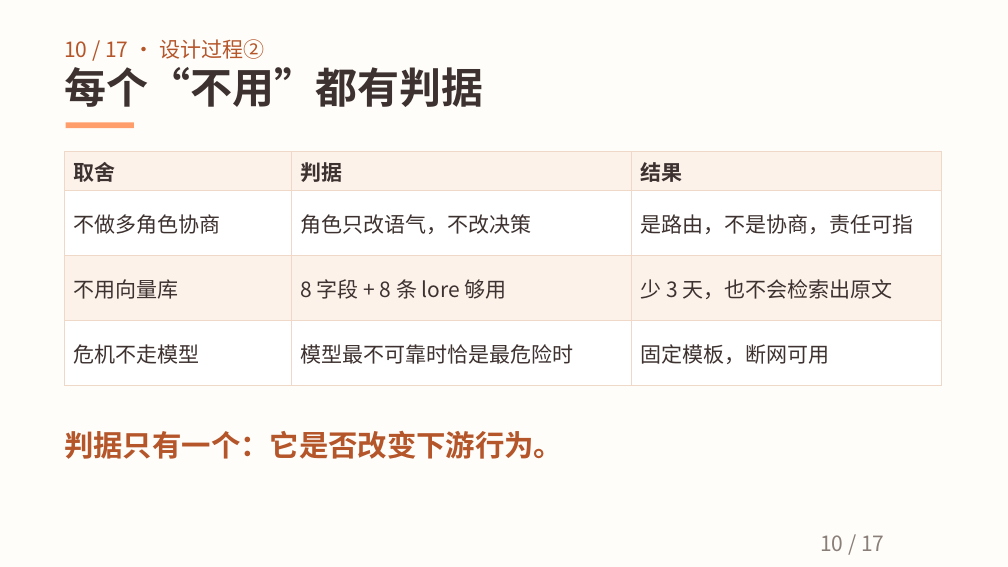
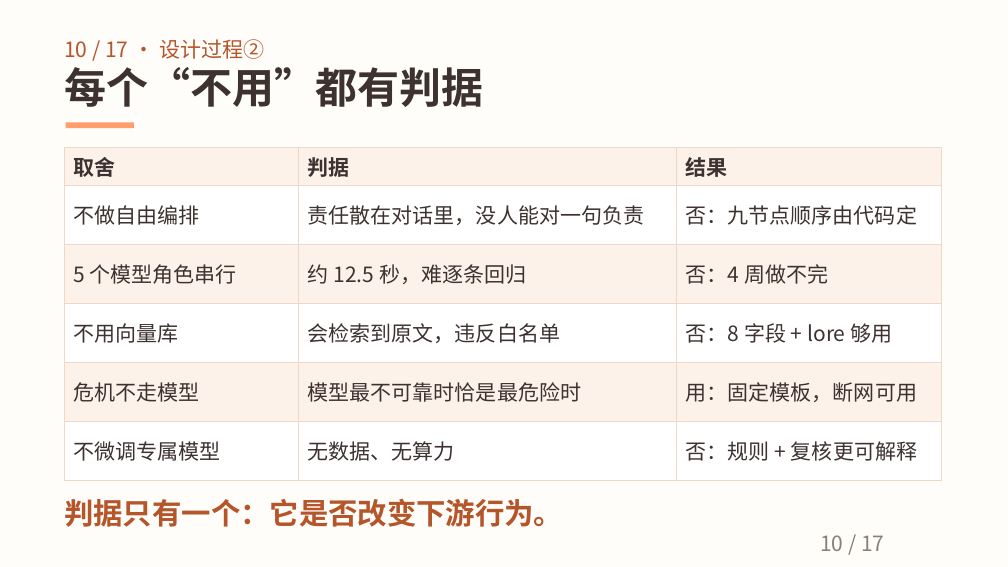
Before and after one commit to nanxiangzizui/xinyu, a slide deck: slide 10 of docs/02_项目方案.pptx. Drawn at 1008x567 pixels with LibreOffice and Linux fonts; fonts in the diff are those of the drawing. Boxes give left, top, right and bottom in pixels: in the first picture for what was removed or moved away, otherwise in the second. Text is boxed around its words. In the diff, an @@ line names an element or a change of style, - is before the commit and + after.

```diff
--- a/docs/02_项目方案.pptx
+++ b/docs/02_项目方案.pptx
@@ table at [64, 147, 941, 480] @@
-row 2: 不做多角色协商 | 角色只改语气，不改决策 | 是路由，不是协商，责任可指
-row 3: 不用向量库 | 8 字段 + 8 条 lore 够用 | 少 3 天，也不会检索出原文
-row 4: 危机不走模型 | 模型最不可靠时恰是最危险时 | 固定模板，断网可用
+row 2: 不做自由编排 | 责任散在对话里，没人能对一句负责 | 否：九节点顺序由代码定
+row 3: 5 个模型角色串行 | 约 12.5 秒，难逐条回归 | 否：4 周做不完
+row 4: 不用向量库 | 会检索到原文，违反白名单 | 否：8 字段 + lore 够用
+row 5: 危机不走模型 | 模型最不可靠时恰是最危险时 | 用：固定模板，断网可用
+row 6: 不微调专属模型 | 无数据、无算力 | 否：规则 + 复核更可解释
@@ table: place and size @@
-table at [64, 151, 941, 386]
+table at [64, 147, 941, 480]
@@ text "判据只有一个：它是否改变下游行为。": place and size @@
-text "判据只有一个：它是否改变下游行为。" at [64, 431, 563, 459]
+text "判据只有一个：它是否改变下游行为。" at [64, 499, 563, 527]
```
Also in this commit, not shown: 9 other slides changed, 2 slides added, 2 slides removed, 51 other files.
